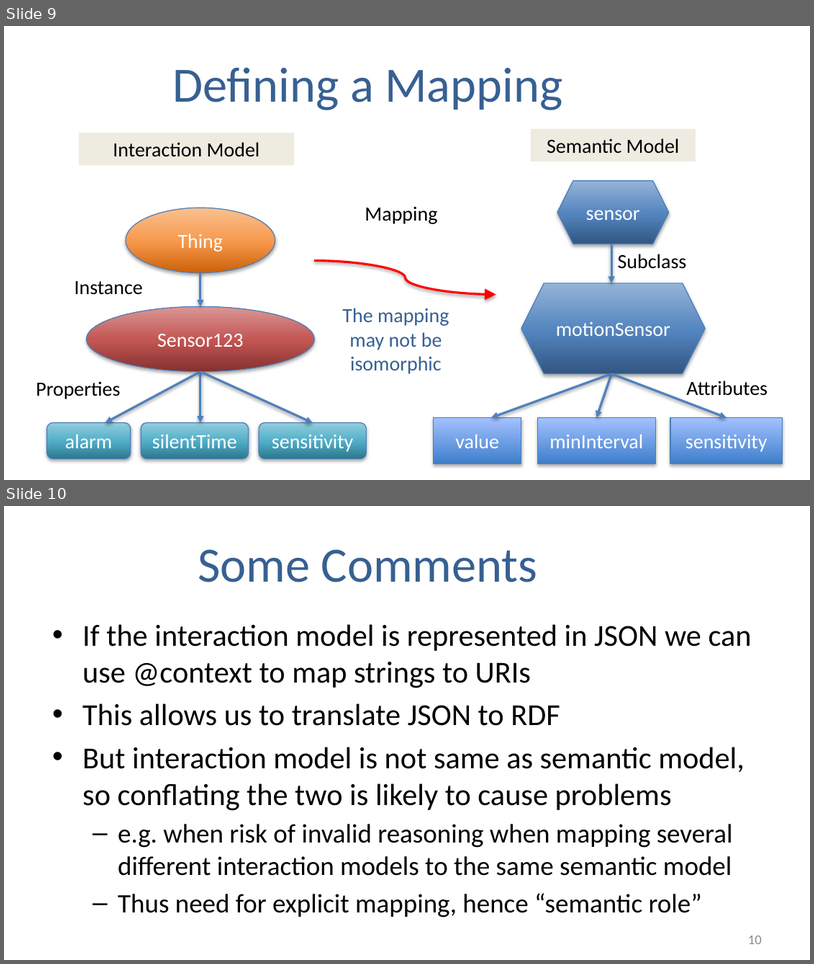
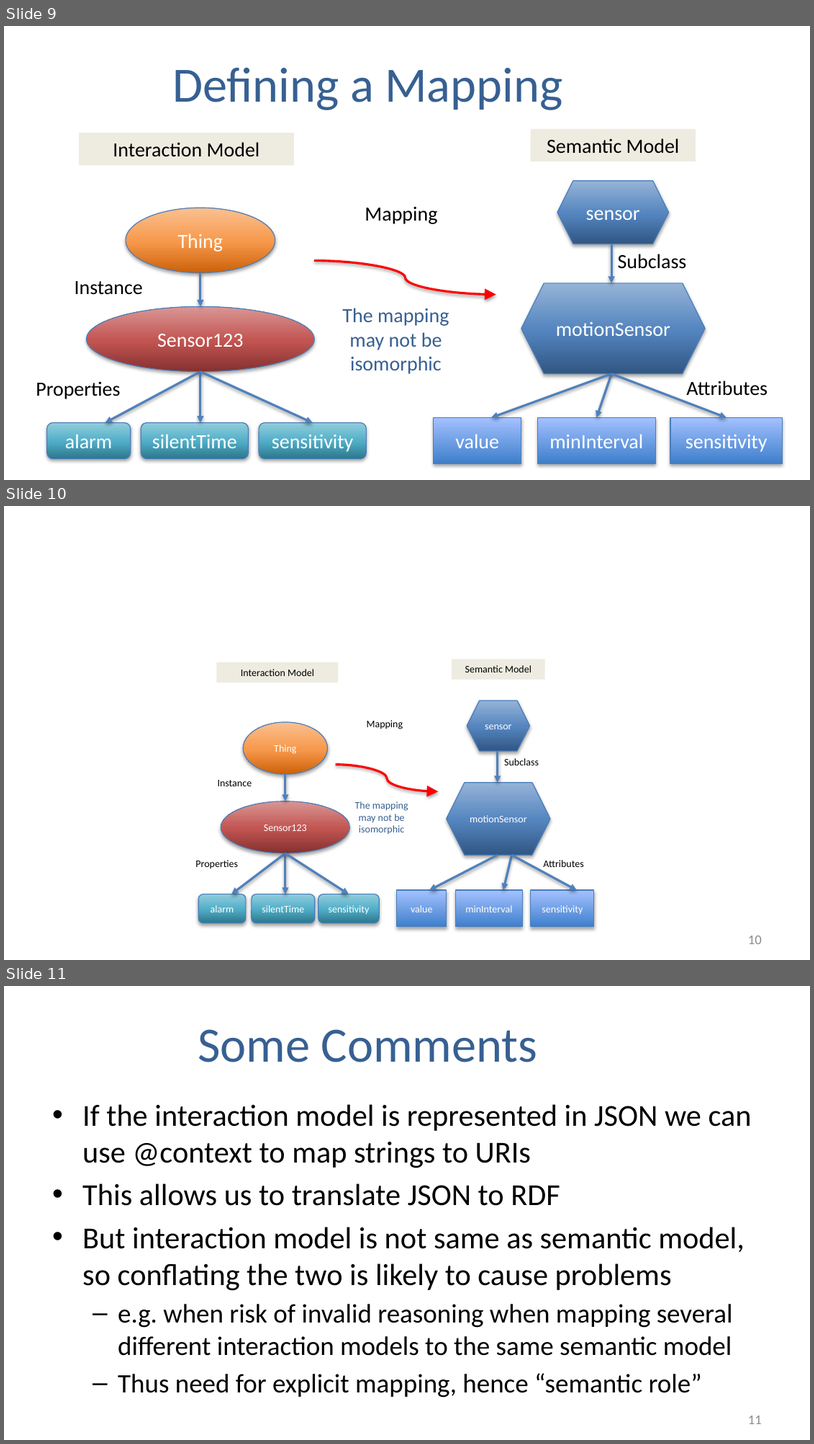
Before and after one commit to w3c/wot, a slide deck: PRESENTATIONS/linked-data-osaka-2017.pptx. Shown one above the other, each under a label of ours: slides 9 and 10 before the commit, slides 9, 10 and 11 after it. The pictures are 814x964 and 814x1444 pixels, drawn with LibreOffice and Linux fonts; fonts in the diff are those of the drawing; background and template pictures are left out. Boxes give left, top, right and bottom in pixels: in the first picture for what was removed or moved away, otherwise in the second. Text is boxed around its words. In the diff, an @@ line names an element or a change of style, - is before the commit and + after.

```diff
--- a/PRESENTATIONS/linked-data-osaka-2017.pptx
+++ b/PRESENTATIONS/linked-data-osaka-2017.pptx
@@ slide 10 added at (4,506,810,960), background #FFFFFF @@
@@ group added at (196,659,594,926): 8 arrows, 6 texts, 5 rectangles, 3 rounded rectangles, 2 hexagons, 2 ellipses, 1 curved arrow @@
+motionSensor
+sensor
+Subclass
+value
+minInterval
+sensitivity
+Attributes
+Mapping
+Interaction Model
+Semantic Model
+Sensor123
+alarm
+silentTime
+sensitivity
+Properties
+Thing
+Instance
+The mapping may not be isomorphic
@@ page number added at (748,935,762,944), 12 pt, text #8C8C8C @@
+10
@@ what was slide 10 is now slide 11 @@
@@ page number at (748,1415,762,1424): text changed @@
-10
+11
```
Also in this commit, not shown: 1 other slide added.
